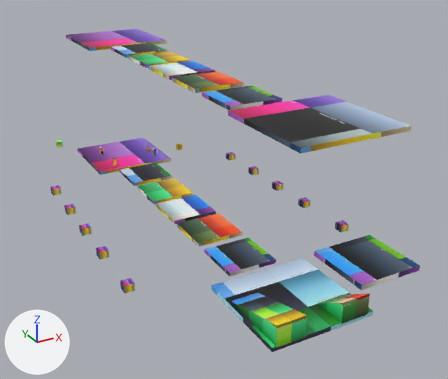
An edit to the Blender file public/models/third_person_blender_integrated/scene.blend, drawn before and after from the same camera.
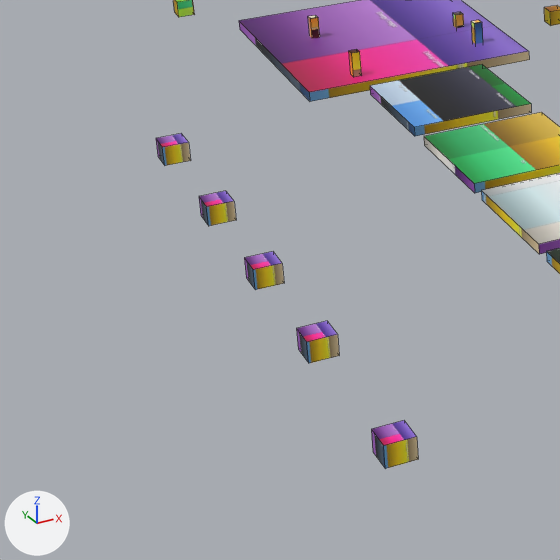
The first picture shows the older version from a 50 mm lens placed at (-20.6, -59.6, 23.0), pointed at (1.2, -20.0, 3.2). The close-ups show the older and then the newer version on the part from 0% to 40% of the width and 37% to 85% of the height of that picture. Only the edits that show in the close-ups are written down. Arrows for +X, +Y and +Z are at lower left; the lights stay in place. The close-ups show mesh edges as thin lines.
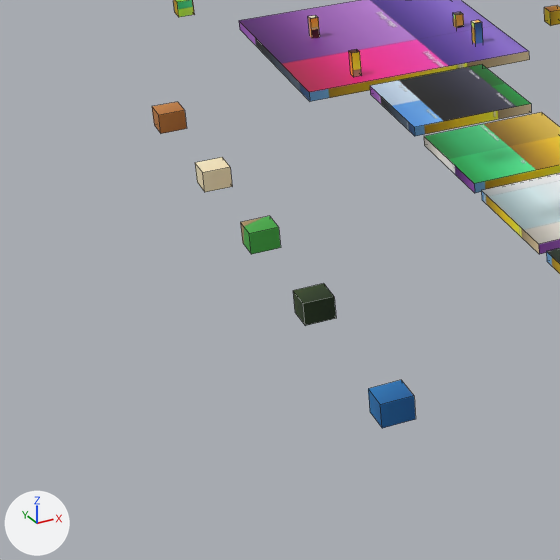
Boxes (x1, y1, x2, y2) around the edits, measured in the close-ups (560 x 560 px):
'Box.011', surface changed, moved
    before: (371, 420, 418, 469)
    after: (368, 380, 416, 428)
'Box.010', surface changed, moved
    before: (296, 321, 339, 363)
    after: (293, 283, 336, 326)
'Box.009', surface changed, moved
    before: (244, 251, 284, 290)
    after: (241, 216, 281, 254)
'Box.008', surface changed, moved
    before: (199, 191, 236, 226)
    after: (195, 157, 232, 192)
'Box.007', surface changed, moved
    before: (156, 133, 191, 166)
    after: (152, 102, 187, 134)

What changed in the scene script:
```text
Change me_plane_012:
    where me_plane_012.from_pydata(...)  # 8 vertices, 6 faces; spans x 8.411..9.187, y 5.66..6.436, z -0.69..0.372
    used by ob_box_007; location = (0.0, 0.0, 0.0); rotation_euler = (0.0, 0.0, 3.142), in degrees (0, 0, 180); scale = (1.0, 1.0, 0.557)
    me_plane_012 part 1: texture (UV) coordinates of 6 of 6 faces, centred in x 8.411..9.187, y 5.66..6.436, z -0.69..0.372, changed; they spanned u 0.0..0.96, v 0.0..0.78 and now span u 0.4..0.43, v 0.76..0.79
Change me_plane_013:
    where me_plane_013.from_pydata(...)  # 8 vertices, 6 faces; spans x 8.411..9.187, y 10.319..11.095, z -0.69..0.372
    used by ob_box_008; location = (0.0, 0.0, 0.0); rotation_euler = (0.0, 0.0, 3.142), in degrees (0, 0, 180); scale = (1.0, 1.0, 0.557)
    me_plane_013 part 2: texture (UV) coordinates of 6 of 6 faces, centred in x 8.411..9.187, y 10.319..11.095, z -0.69..0.372, changed; they spanned u 0.0..0.96, v 0.0..0.78 and now span u 0.34..0.38, v 0.65..0.68
Change me_plane_014:
    where me_plane_014.from_pydata(...)  # 8 vertices, 6 faces; spans x 8.411..9.187, y 14.633..15.409, z -0.69..0.372
    used by ob_box_009; location = (0.0, 0.0, 0.0); rotation_euler = (0.0, 0.0, 3.142), in degrees (0, 0, 180); scale = (1.0, 1.0, 0.557)
    me_plane_014 part 3: texture (UV) coordinates of 6 of 6 faces, centred in x 8.411..9.187, y 14.633..15.409, z -0.69..0.372, changed; they spanned u 0.0..0.96, v 0.0..0.78 and now span u 0.29..0.32, v 0.55..0.58
Change me_plane_015:
    where me_plane_015.from_pydata(...)  # 8 vertices, 6 faces; spans x 8.411..9.187, y 18.946..19.723, z -0.69..0.372
    used by ob_box_010; location = (0.0, 0.0, 0.0); rotation_euler = (0.0, 0.0, 3.142), in degrees (0, 0, 180); scale = (1.0, 1.0, 0.557)
    me_plane_015 part 4: texture (UV) coordinates of 6 of 6 faces, centred in x 8.411..9.187, y 18.946..19.723, z -0.69..0.372, changed; they spanned u 0.0..0.96, v 0.0..0.78 and now span u 0.23..0.27, v 0.44..0.47
Change me_plane_016:
    where me_plane_016.from_pydata(...)  # 8 vertices, 6 faces; spans x 8.411..9.187, y 24.18..24.957, z -0.69..0.372
    used by ob_box_011; location = (0.0, 0.0, 0.0); rotation_euler = (0.0, 0.0, 3.142), in degrees (0, 0, 180); scale = (1.0, 1.0, 0.557)
    me_plane_016 part 5: texture (UV) coordinates of 6 of 6 faces, centred in x 8.411..9.187, y 24.18..24.957, z -0.69..0.372, changed; they spanned u 0.0..0.96, v 0.0..0.78 and now span u 0.16..0.19, v 0.3..0.33
Change ob_box_007:
    ob_box_007.location: (0.0, 0.0, 0.0) -> (0.0, 0.0, 1.04)
Change ob_box_008:
    ob_box_008.location: (0.0, 0.0, 0.0) -> (0.0, 0.0, 1.04)
Change ob_box_009:
    ob_box_009.location: (0.0, 0.0, 0.0) -> (0.0, 0.0, 1.04)
Change ob_box_010:
    ob_box_010.location: (0.0, 0.0, 0.0) -> (0.0, 0.0, 1.04)
Change ob_box_011:
    ob_box_011.location: (0.0, 0.0, 0.0) -> (0.0, 0.0, 1.04)
```
